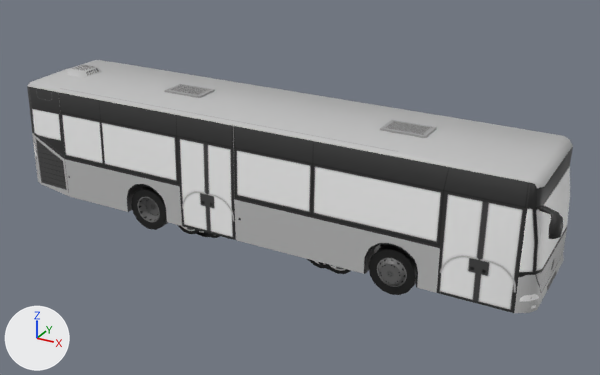
What one commit did to the Blender file assets/src/all.blend.
Both versions are drawn from a 50 mm camera at (8.36, -14.23, 8.33) aimed at (0.45, 0.14, 1.14). Lighting does not change. The marker at lower left points along +X, +Y and +Z.

The scene before the commit, as lines of its bpy script (objects in view):
```python
ob_car_bus__lod0 = bpy.data.objects.new('Car_Bus #lod0', me_cube_008)
ob_car_bus__lod0.location = (0.0, 0.0, 0.0)
ob_car_combi__lod0 = bpy.data.objects.new('Car_Combi #lod0', me_cube_009)
ob_car_combi__lod0.location = (0.0, 0.0, 0.0)
ob_car_suv__lod0 = bpy.data.objects.new('Car_SUV #lod0', me_cube_011)
ob_car_suv__lod0.location = (0.0, 0.0, 0.0)
ob_car_van__lod0 = bpy.data.objects.new('Car_Van #lod0', me_cube_007)
ob_car_van__lod0.location = (0.0, 0.0, 0.0)
```
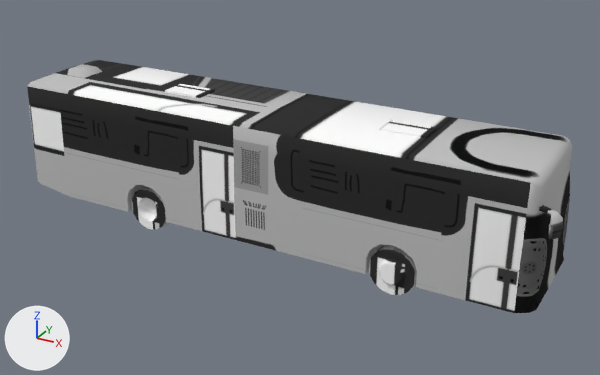
Edits to the bpy script that builds the scene:
```text
Change me_cube_008:
    used by ob_car_bus__lod0; location = (0.0, 0.0, 0.0)
    remove me_cube_008.from_pydata(...)  # 577 vertices, 471 faces; spans x -6.03..6.2, y -1.34..1.6, z -0.01..3.06
    add me_cube_008.from_pydata(...)  # 583 vertices, 476 faces; spans x -6.03..6.2, y -1.34..1.6, z -0.01..3.06
    me_cube_008 part 1
    9 faces are deleted
    7 vertices in x 5.79..5.94, y -1.08..1.08, z 0.33..2.79 move by (-0.01, 0.0, 0.0)
    8 vertices move from x 5.66..5.87, y -1.21..1.21, z 1.75..2.83 to x 5.65..5.87, y -1.21..1.21, z 1.75..2.81
    1 vertex is added at (-1.67, -1.22, 2.84)
    5 new vertices lie (-1.46, 0.0, 0.0) away from vertices in x 5.59, y -1.22..1.28, z 0.33..2.84
    14 new faces join them
    me_cube_008 part 2: 462 kept faces spanning x -6.03..6.2, y -1.34..1.6, z -0.01..3.06 get new texture (UV) coordinates
Change ob_car_combi__lod0:
    add ob_car_combi__lod0.hide_set(True)
Change ob_car_suv__lod0:
    add ob_car_suv__lod0.hide_set(True)
Change ob_car_van__lod0:
    add ob_car_van__lod0.hide_set(True)
```

Boxes [x1, y1, x2, y2] around the edits, measured in the pictures (600 x 375 px):
'Car_Bus #lod0', reshaped: before [27, 60, 573, 313]; after [27, 60, 572, 313]
'Car_Van #lod0', hidden: before [178, 225, 380, 274]
'Car_SUV #lod0', hidden: before [200, 233, 324, 268]
'Car_Combi #lod0', hidden: before [196, 231, 330, 270]
part 1 of me_cube_008, built on: before [140, 104, 573, 313]; after [140, 104, 572, 313]
part 2 of me_cube_008, surface changed: [27, 60, 569, 313] in both
